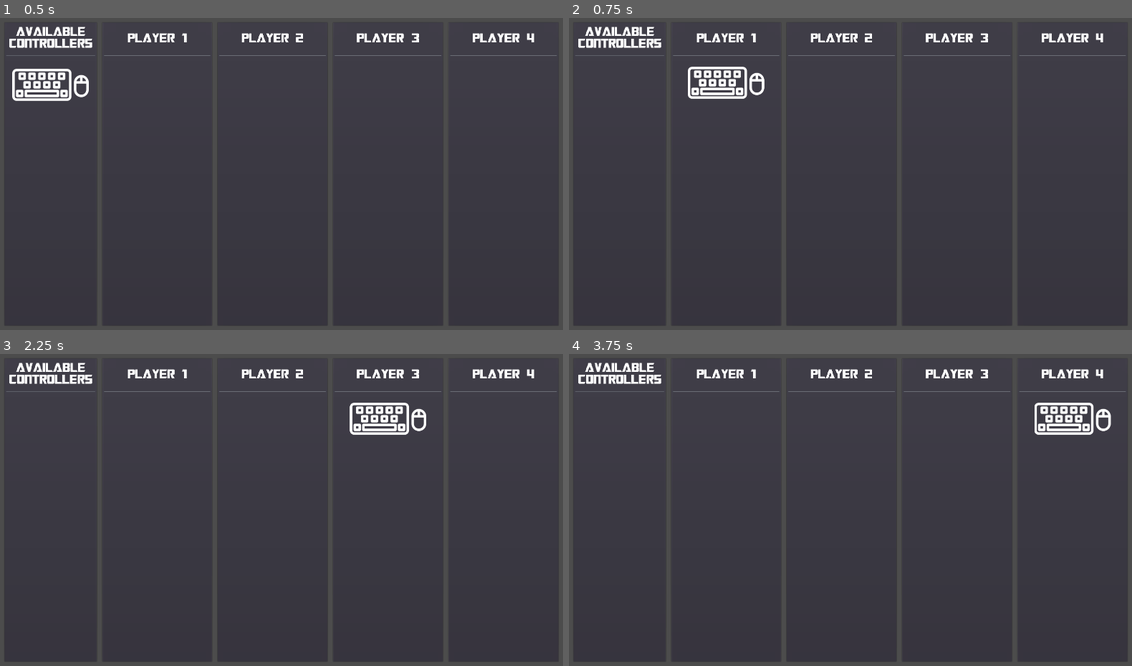
Above: before the commit, frames 1-4 (two rows, left to right).
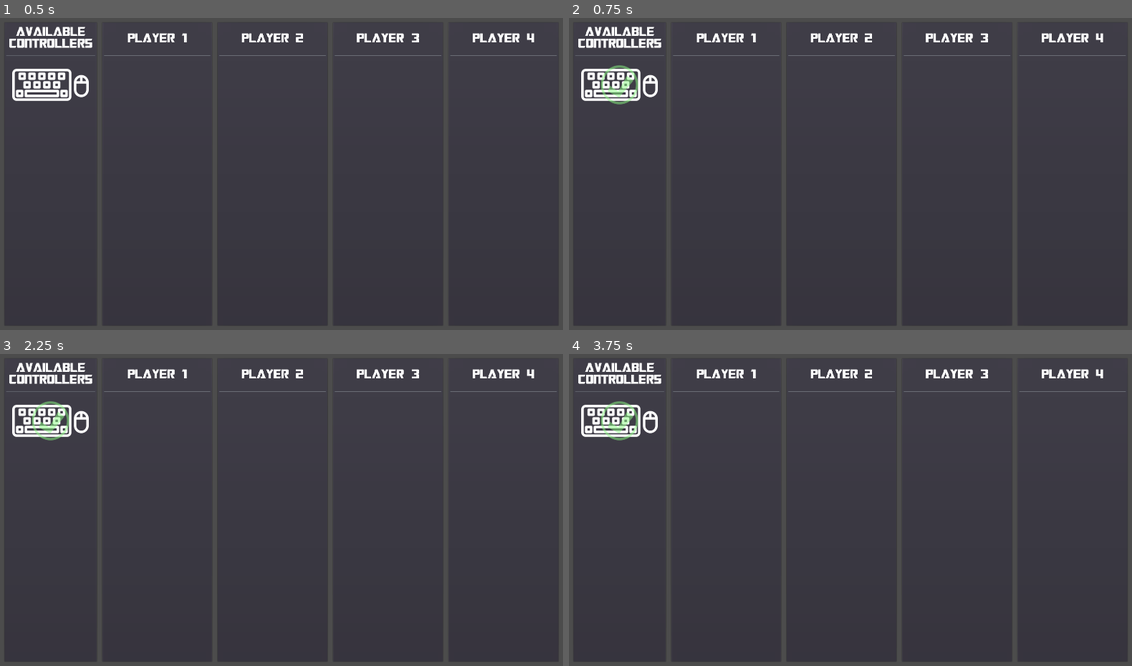
Above: after the commit, the same moments.

Repository: Reituag/DiscoBowl
Game: Godot game, scene res://Sources/UI/CharacterSelection/CharSelect_Menu.tscn
The game is run twice, just before and just after one commit, with the same random seed, the same clock (stepped at 60 frames per second) and the same inputs. This scene is started directly instead of the project's main scene.
Inputs (mouse positions are in pixels of both pictures, inside the frame that each line leads up to):
- Up to frame 1 (0.5 s): no input
- Up to frame 2 (0.75 s): tap Enter (ui_accept) at 0.5 s; move the mouse to (974, 158) at 0.52 s; hold Right (ui_right) from 0.53 s (still down); hold Enter (ui_accept) from 0.53 s (still down); click (974, 158) at 0.67 s
- Up to frame 3 (2.25 s): move the mouse to (168, 525) at 1.27 s; release Right (ui_right) at 1.28 s; release Enter (ui_accept) at 1.28 s; hold Down 1.28-2.03 s; tap Z at 1.35 s; tap Enter (ui_accept) at 1.52, 1.55, 1.82, 2 s; move the mouse to (337, 438) at 2.02 s; hold Right (ui_right) from 2.03 s (still down); hold Enter (ui_accept) from 2.03 s (still down); tap Q at 2.1 s
- Up to frame 4 (3.75 s): move the mouse to (822, 575) at 2.77 s; release Right (ui_right) at 2.78 s; release Enter (ui_accept) at 2.78 s; hold Up 2.78-3.53 s; tap Space at 2.85 s; click (822, 575) at 2.92 s; tap Enter (ui_accept) at 3.02, 3.05, 3.32, 3.5 s; move the mouse to (1025, 556) at 3.52 s; hold Left (ui_left) from 3.53 s (still down); hold Enter (ui_accept) from 3.53 s (still down)

Frame 1 is identical in both runs. In frame 2, 1.9% of the frame differs, in the area x 2-35%, y 15-28%; in frame 3, 1.9%; in frame 4, 1.9%, in the area x 2-97%, y 15-28%.

Commit message:
Controller indicator lock ok
Addition of an image in order to show when a controller is locked
Addition of a status for each controller indicator in the menu in order to manage status locked/unlocked
Graphical indication of status. Movement lock when locked

Diff:
--- a/Project/Art/Icons/console.svg
+++ b/Project/Art/Icons/console.svg
@@ -16,10 +16,13 @@
    sodipodi:docname="console.svg"
    inkscape:version="1.0.2 (e86c870879, 2021-01-15, custom)"
    width="256"
-   height="170"><metadata
+   height="170"
+   inkscape:export-filename="C:\Users\Gauth\Documents\Projets_Godot\DiscoBowl\Project\Art\Icons\locked.png"
+   inkscape:export-xdpi="96"
+   inkscape:export-ydpi="96"><metadata
    id="metadata73"><rdf:RDF><cc:Work
        rdf:about=""><dc:format>image/svg+xml</dc:format><dc:type
-         rdf:resource="http://purl.org/dc/dcmitype/StillImage" /><dc:title></dc:title></cc:Work></rdf:RDF></metadata><defs
+         rdf:resource="http://purl.org/dc/dcmitype/StillImage" /><dc:title /></cc:Work></rdf:RDF></metadata><defs
    id="defs71" /><sodipodi:namedview
    pagecolor="#ffffff"
    bordercolor="#666666"
@@ -34,9 +37,9 @@
    id="namedview69"
    showgrid="false"
    inkscape:pagecheckerboard="true"
-   inkscape:zoom="2.7401953"
-   inkscape:cx="151.26658"
-   inkscape:cy="125.53849"
+   inkscape:zoom="4.6914062"
+   inkscape:cx="128"
+   inkscape:cy="85"
    inkscape:window-x="-9"
    inkscape:window-y="-9"
    inkscape:window-maximized="1"
@@ -66,7 +69,8 @@
 <g
    inkscape:groupmode="layer"
    id="layer1"
-   inkscape:label="Controller"><g
+   inkscape:label="Controller"
+   style="display:inline"><g
      id="g6"
      style="fill:#ffffff;fill-opacity:1;stroke-width:1.56348"
      transform="matrix(0.66374179,0,0,0.61633166,21.420991,-13.965712)">
@@ -206,4 +210,18 @@
      id="g66"
      style="fill:#ffffff;fill-opacity:1;stroke-width:1.56348"
      transform="matrix(0.66374179,0,0,0.61633166,21.420991,-13.965712)">
-</g></g></svg>
+</g></g><g
+   inkscape:groupmode="layer"
+   id="layer2"
+   inkscape:label="tick"
+   style="display:none"><ellipse
+     style="opacity:0.997;mix-blend-mode:normal;fill:none;stroke:#8eff86;stroke-width:8;stroke-miterlimit:4;stroke-dasharray:none;stroke-opacity:0.5;paint-order:stroke markers fill"
+     id="path907"
+     ry="61.388844"
+     rx="58.830975"
+     cy="84.913803"
+     cx="128" /><path
+     style="fill:#8eff86;fill-opacity:0.501961;stroke:none;stroke-width:1px;stroke-linecap:butt;stroke-linejoin:miter;stroke-opacity:1"
+     d="m 95.920067,87.606994 27.923403,19.397166 28.98917,-52.4363 21.52873,16.626145 -47.53373,56.273105 -37.941712,-20.46295 z"
+     id="path967"
+     sodipodi:nodetypes="ccccccc" /></g></svg>
--- a/Project/Sources/UI/CharacterSelection/CharSelect_Menu.gd
+++ b/Project/Sources/UI/CharacterSelection/CharSelect_Menu.gd
@@ -16,10 +16,10 @@
 var ui_matrix = {}
 # Memorization of the coordonates of each controller
 # example of value
-# { 'k0' : 0,
-#   'j0' : 1,
-#   'j1' : 2,
-#   'j2' : 0 }
+# { 'k0' : {'col' :0, 'locked' : true},
+#   'j0' : {'col' :1, 'locked' : true},
+#   'j1' : {'col' :2, 'locked' : false},
+#   'j2' : {'col' :0, 'locked' : false} }
 var ctrlers_coord = {}
 
 export var nb_players = 4
@@ -43,7 +43,7 @@
 		var index = 'k{n}'.format({'n':i})
 		create_ctrl_indic(index, true, false, ctrler_list)
 		# Addition in the coordinates memorization
-		ctrlers_coord[index] = 0
+		ctrlers_coord[index] = {'col':0, 'locked':false}
 
 		# Other columns, number of player dependant
 		for j in nb_players:
@@ -56,7 +56,7 @@
 		var index = 'j{0}'.format([i])
 		create_ctrl_indic(index, false, false, ctrler_list)
 		# Addition in the coordinates memorization
-		ctrlers_coord[index] = 0
+		ctrlers_coord[index] = {'col':0, 'locked':false}
 
 		# Other columns, number of player dependant
 		for j in nb_players:
@@ -88,7 +88,15 @@
 	elif event.is_action_pressed("ui_left"):
 		var index = get_device_index(event)
 		if index != '':
-			move_controller(index, +1)
+			move_controller(index, -1)
+	elif event.is_action_pressed("ui_accept"):
+		var index = get_device_index(event)
+		if index != '':
+			lock_controller(index, true)
+	elif event.is_action_pressed("ui_cancel"):
+		var index = get_device_index(event)
+		if index != '':
+			lock_controller(index, false)
 
 func get_device_index(event):
 	if event is InputEventKey:
@@ -101,8 +109,14 @@
 func move_controller(index, mvt):
 	# Hide previous position
 	var coord = ctrlers_coord[index]
-	ui_matrix[index][coord].is_empty = true
-	# Show new position & memorize
-	coord = (coord+mvt)%(nb_players+1)
-	ctrlers_coord[index] = coord
-	ui_matrix[index][coord].is_empty = false
+	if not coord['locked']:
+		ui_matrix[index][coord['col']].is_empty = true
+		# Show new position & memorize
+		coord['col'] = (coord['col']+mvt)%(nb_players+1)
+		ctrlers_coord[index] = coord
+		ui_matrix[index][coord['col']].is_empty = false
+
+func lock_controller(index, is_locked):
+	ctrlers_coord[index]['locked'] = is_locked
+#	if ctrlers_coord[index]['col'] != 0:
+	ui_matrix[index][ctrlers_coord[index]['col']].is_locked = is_locked
--- a/Project/Sources/UI/CharacterSelection/ControllerIndicator.gd
+++ b/Project/Sources/UI/CharacterSelection/ControllerIndicator.gd
@@ -2,10 +2,7 @@
 
 export var is_keyboard = false setget set_keyboard
 export var is_empty = false setget set_empty
-
-# Declare member variables here. Examples:
-# var a = 2
-# var b = "text"
+export var is_locked = false setget set_locked
 
 
 # Called when the node enters the scene tree for the first time.
@@ -15,6 +12,7 @@
 func draw():
 	$Keyboard.visible = is_keyboard and not is_empty
 	$Gamepad.visible = not is_keyboard and not is_empty
+	$Locked.visible = is_locked
 
 func set_keyboard(status):
 	is_keyboard = status
@@ -23,3 +21,7 @@
 func set_empty(status):
 	is_empty = status
 	draw()
+
+func set_locked(lock_status):
+	is_locked = lock_status
+	draw()
--- a/Project/Sources/UI/CharacterSelection/ControllerIndicator.tscn
+++ b/Project/Sources/UI/CharacterSelection/ControllerIndicator.tscn
@@ -1,9 +1,10 @@
-[gd_scene load_steps=5 format=2]
+[gd_scene load_steps=6 format=2]
 
 [ext_resource path="res://Art/Icons/console.svg" type="Texture" id=1]
 [ext_resource path="res://Art/Icons/keyboard.svg" type="Texture" id=2]
 [ext_resource path="res://Sources/UI/CharacterSelection/ControllerIndicator.gd" type="Script" id=3]
 [ext_resource path="res://Art/Icons/empty.png" type="Texture" id=4]
+[ext_resource path="res://Art/Icons/locked.png" type="Texture" id=5]
 
 [node name="ControllerIndicator" type="CenterContainer"]
 margin_right = 256.0
@@ -45,3 +46,14 @@
 __meta__ = {
 "_edit_use_anchors_": false
 }
+
+[node name="Locked" type="TextureRect" parent="."]
+margin_right = 256.0
+margin_bottom = 170.0
+size_flags_horizontal = 0
+size_flags_vertical = 0
+texture = ExtResource( 5 )
+stretch_mode = 6
+__meta__ = {
+"_edit_use_anchors_": false
+}
Binary file added: Project/Art/Icons/locked.png
Not shown, added: Project/Art/Icons/locked.png.import
